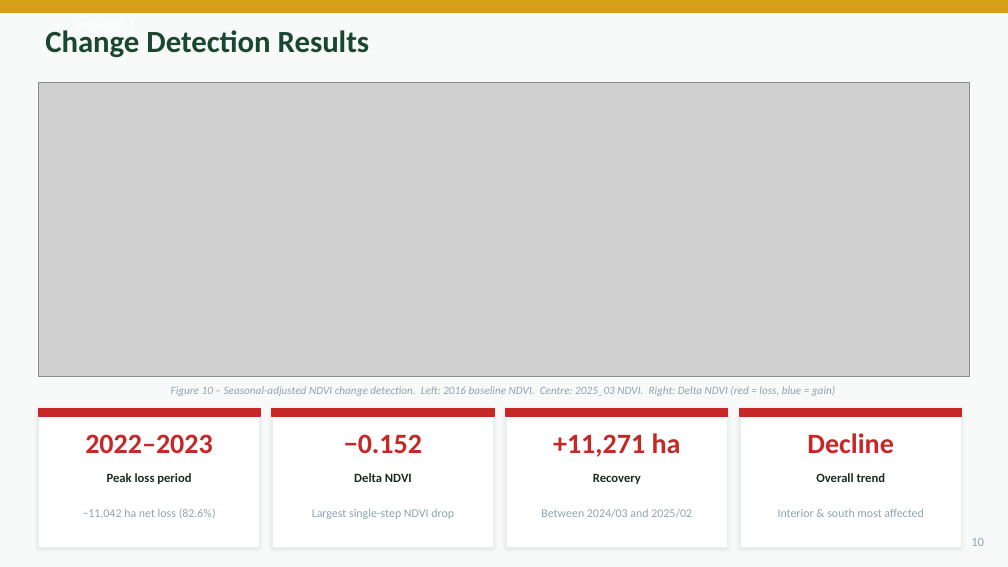
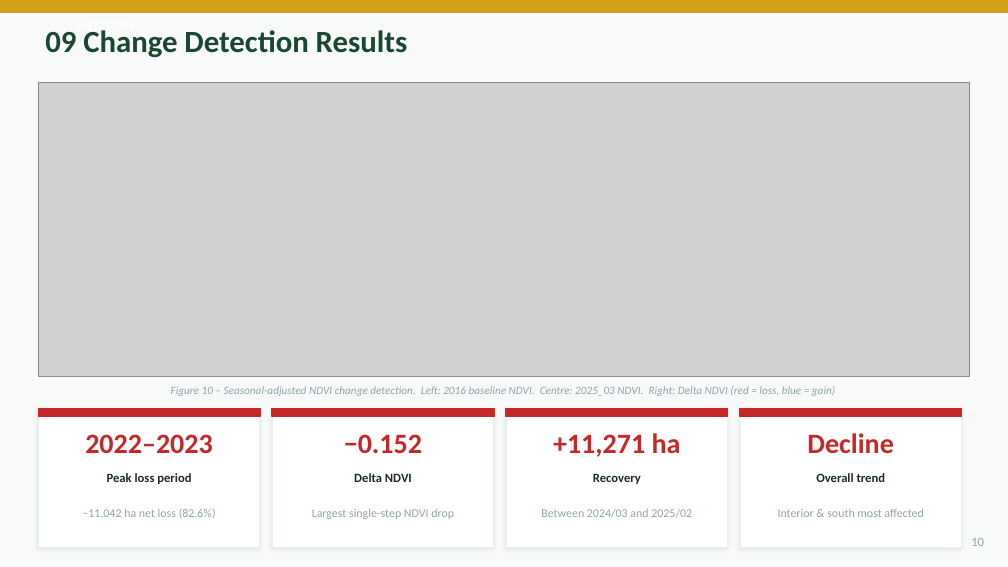
Before and after one commit to heyisula/terraShiftSriLanka, a slide deck: slide 10 of docs/Kalpitiya_Deforestation_Presentation.pptx. Drawn at 1008x567 pixels with LibreOffice and Linux fonts; fonts in the diff are those of the drawing; grey boxes stand for pictures. Boxes give left, top, right and bottom in pixels: in the first picture for what was removed or moved away, otherwise in the second. Text is boxed around its words. In the diff, an @@ line names an element or a change of style, - is before the commit and + after.

```diff
--- a/docs/Kalpitiya_Deforestation_Presentation.pptx
+++ b/docs/Kalpitiya_Deforestation_Presentation.pptx
@@ text at (45,30,408,58): text changed @@
-Change Detection Results
+09 Change Detection Results
@@ text added at (77,30,125,33), 9 pt, text #FFFFFF, bold @@
+MEMBER 4
```
Also in this commit, not shown: 14 other slides changed.
